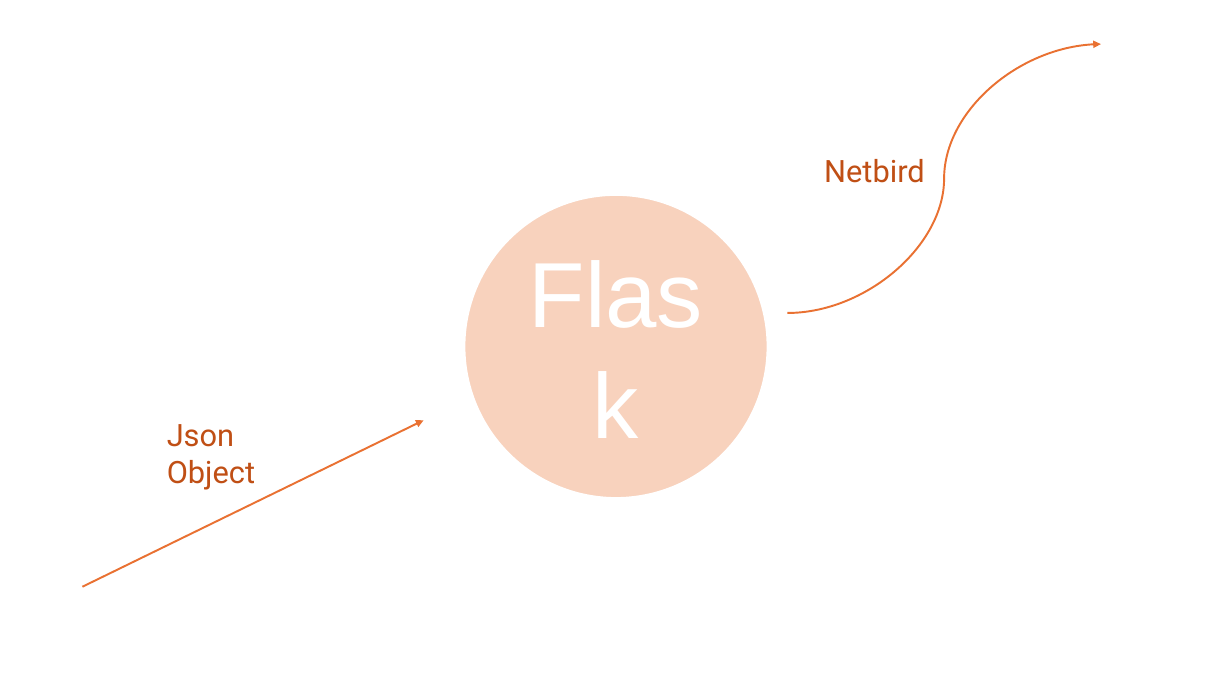
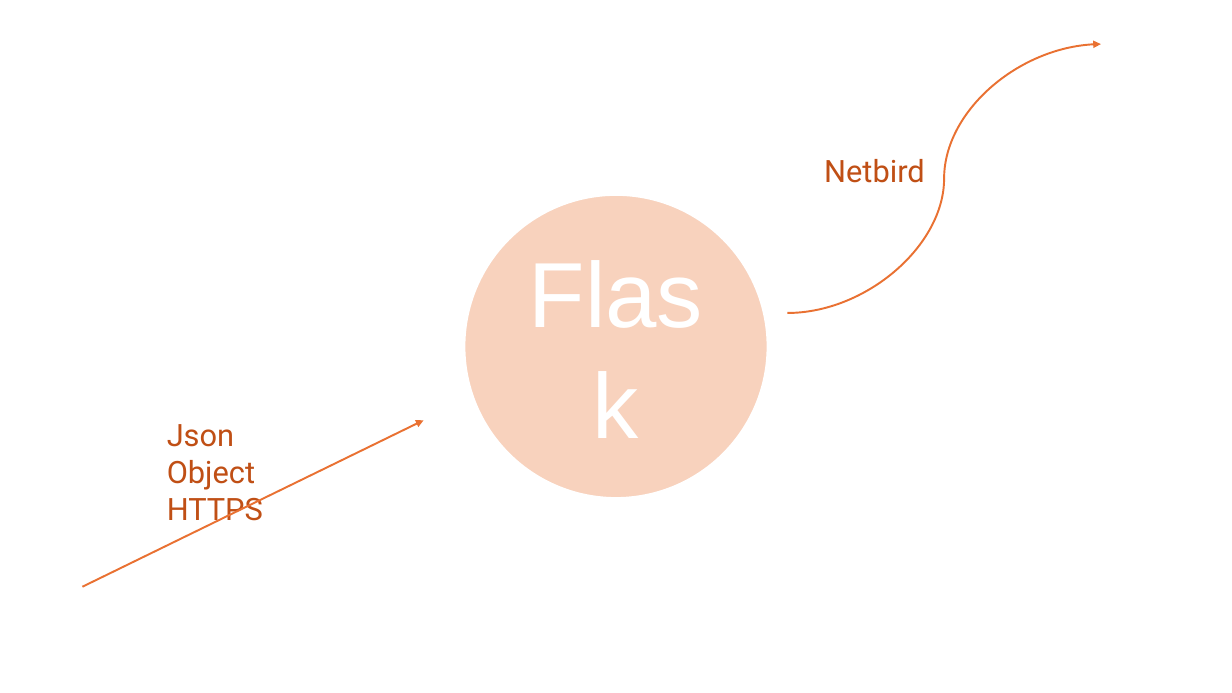
Before and after one commit to petterssonb/python-esp32-mqtt, a slide deck: slide 7 of content/IoT-PoC.pptx (slide 5 before the commit). Drawn at 1232x693 pixels with LibreOffice and Linux fonts; fonts in the diff are those of the drawing; background and template pictures are left out. Boxes give left, top, right and bottom in pixels: in the first picture for what was removed or moved away, otherwise in the second. Text is boxed around its words. In the diff, an @@ line names an element or a change of style, - is before the commit and + after.

```diff
--- a/content/IoT-PoC.pptx
+++ b/content/IoT-PoC.pptx
@@ text at [167, 497, 263, 528]: paragraph added @@
+HTTPS
```
Also in this commit, not shown: 3 other slides changed, 3 slides added, 1 slide removed, 1 other file.
